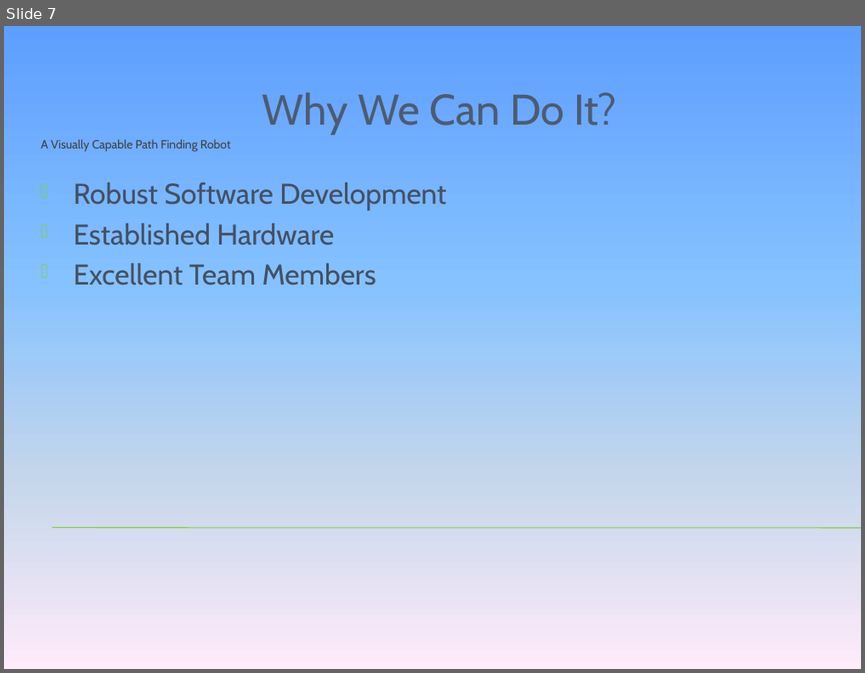
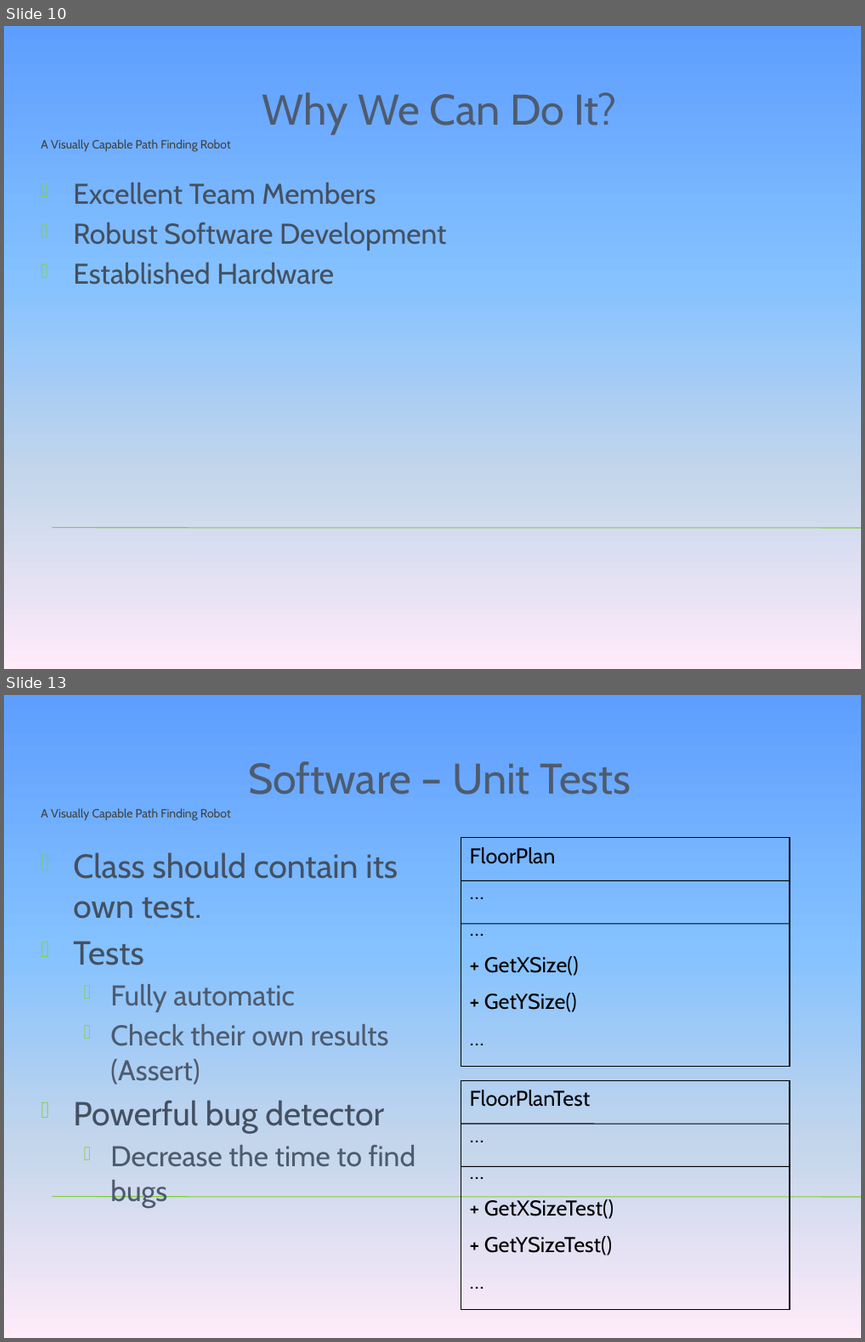
Before and after one commit to tkram01/see3po, a slide deck: Documents/VentureCapital.pptx. Shown one above the other, each under a label of ours: slide 7 before the commit, slides 10 and 13 after it; the slides between them are not shown. The pictures are 865x673 and 865x1342 pixels, drawn with LibreOffice and Linux fonts; fonts in the diff are those of the drawing; background and template pictures are left out. Boxes give left, top, right and bottom in pixels: in the first picture for what was removed or moved away, otherwise in the second. Text is boxed around its words. In the diff, an @@ line names an element or a change of style, - is before the commit and + after.

```diff
--- a/Documents/VentureCapital.pptx
+++ b/Documents/VentureCapital.pptx
@@ slide 13 added at [4,695,861,1338], background gradient #5E9EFF to #85C2FF to #C4D6EB to #FFEBFA; not listed: 2 template elements that a slide beside it also shows @@
@@ rectangle added at [460,838,789,1066], outline #000000 0.75 pt, 18 pt, text #000000 @@
+FloorPlan
+…
+…
++ GetXSize()
++ GetYSize()
+…
@@ text added at [73,852,416,1208], 24 pt, text #4E5B6F @@
+Class should contain its own test.
+Tests
+  Fully automatic
+  Check their own results (Assert)
+Powerful bug detector
+  Decrease the time to find bugs
@@ line added from (460, 881) to (789, 881), #000000 0.75 pt @@
@@ line added from (460, 924) to (789, 924), #000000 0.75 pt @@
@@ rectangle added at [460,1081,789,1310], outline #000000 0.75 pt, 18 pt, text #000000 @@
+FloorPlanTest
+…
+…
++ GetXSizeTest()
++ GetYSizeTest()
+…
@@ line added from (460, 1123) to (789, 1123), #000000 0.75 pt @@
@@ title added at [40,1150,833,1265], 36 pt, text #4E5B6F @@
+Software – Unit Tests
@@ line added from (460, 1166) to (789, 1166), #000000 0.75 pt @@
@@ what was slide 7 is now slide 10 @@
@@ slide 10 changed as well @@
@@ text at [73,182,375,204]: paragraph added @@
+Excellent Team Members
@@ text at [74,263,376,285]: paragraph removed @@
-Excellent Team Members
```
Also in this commit, not shown: 2 other slides changed, 11 other slides added, 6 slides removed, 1 other file.
